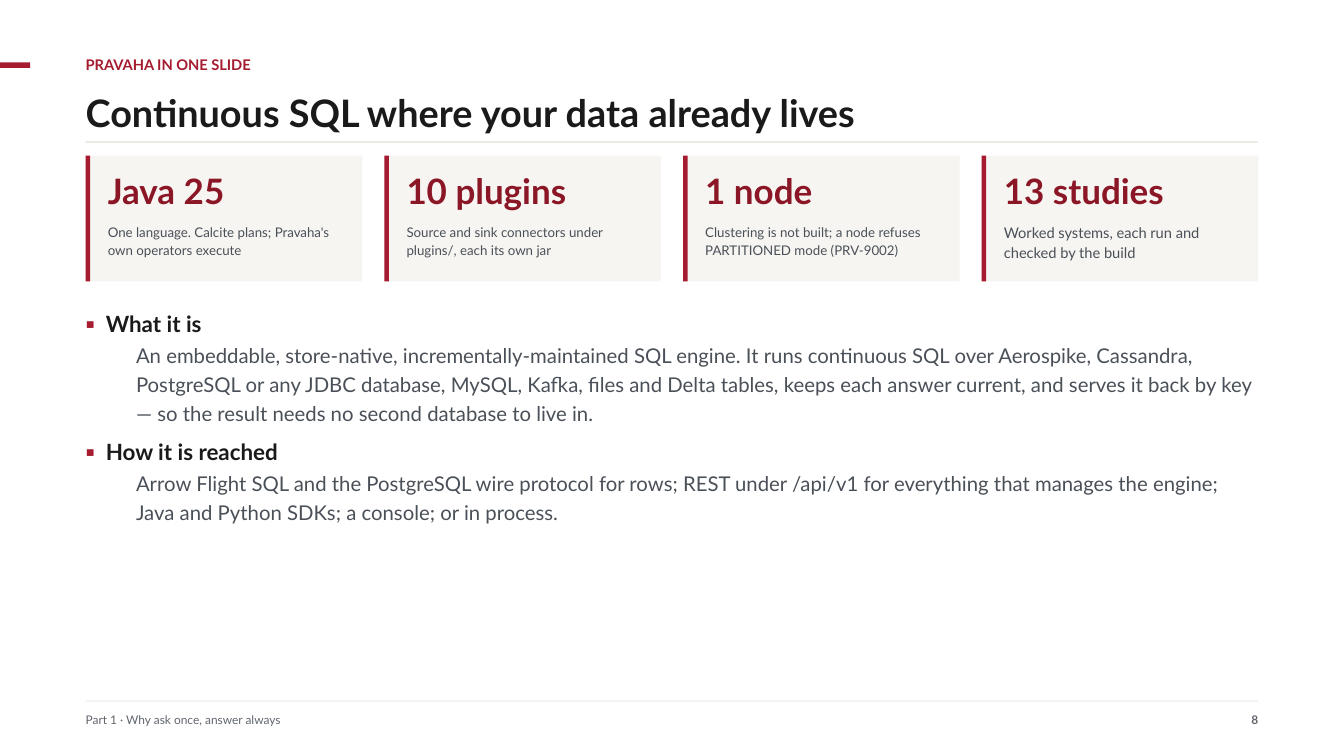
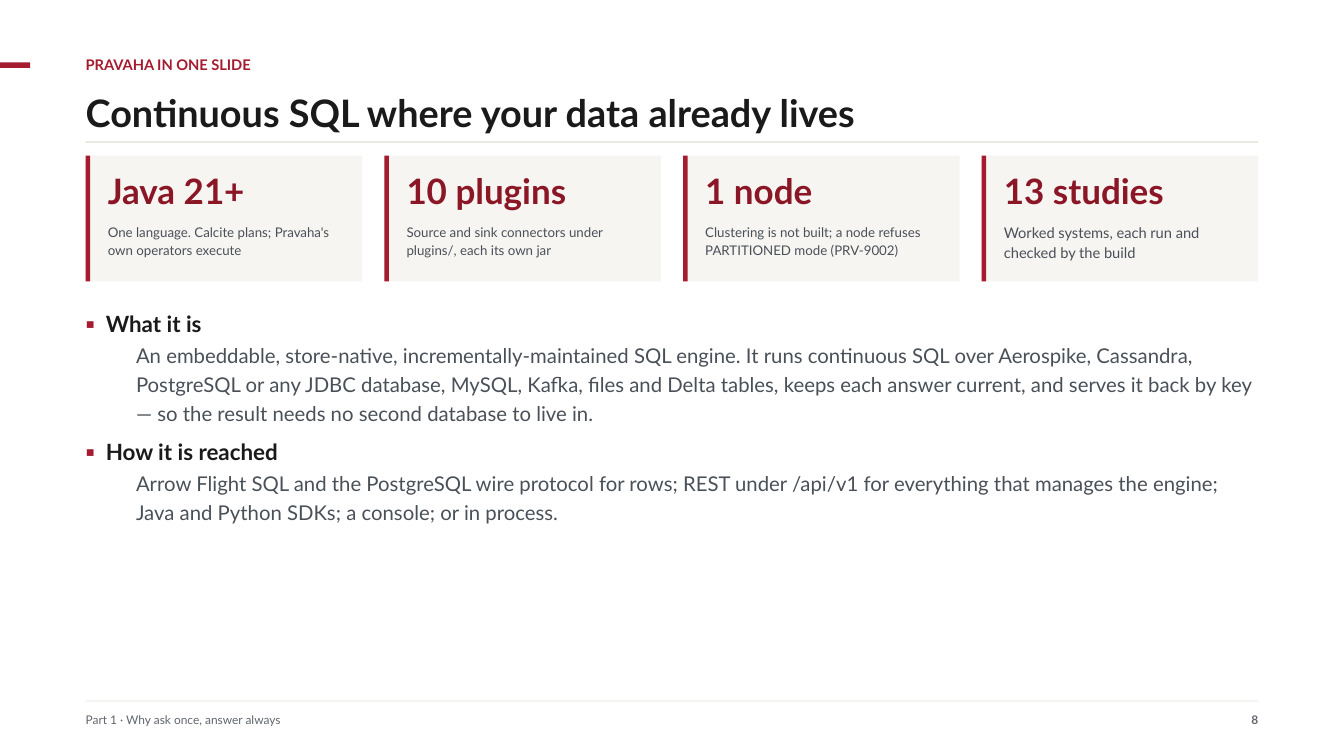
Before and after one commit to ajsinha/pravaha, a slide deck: slide 8 of docs/publications/Pravaha-Continuous-SQL-Engine-Design-and-Evidence.pptx. Drawn at 1344x756 pixels with LibreOffice and Linux fonts; fonts in the diff are those of the drawing. Boxes give left, top, right and bottom in pixels: in the first picture for what was removed or moved away, otherwise in the second. Text is boxed around its words. In the diff, an @@ line names an element or a change of style, - is before the commit and + after.

Commit message:
Docs: Java 21 or later wherever a document states the JDK as current
The README badge and release line, RESUME's JAVA_HOME, the ADR index row for ADR-001, TESTING's and
the without-Docker guide's environment (with how to install a JDK 21: apt openjdk-21-jdk, SDKMAN
21-tem; 25 works too), and the deck's 2.x slides (rebuilt; audit clean) said Java 25. The Medium post
and the paper keep 2.0 as released, with a line saying 2.3.0 relaxed the baseline (the post's page is
regenerated; the paper's PDF is not). Measurements taken on JDK 25 stay as recorded.

```diff
--- a/docs/publications/Pravaha-Continuous-SQL-Engine-Design-and-Evidence.pptx
+++ b/docs/publications/Pravaha-Continuous-SQL-Engine-Design-and-Evidence.pptx
@@ text at (108,178,245,205): text changed @@
-Java 25
+Java 21+
```
Also in this commit, not shown: 4 other slides changed, 15 other files.
